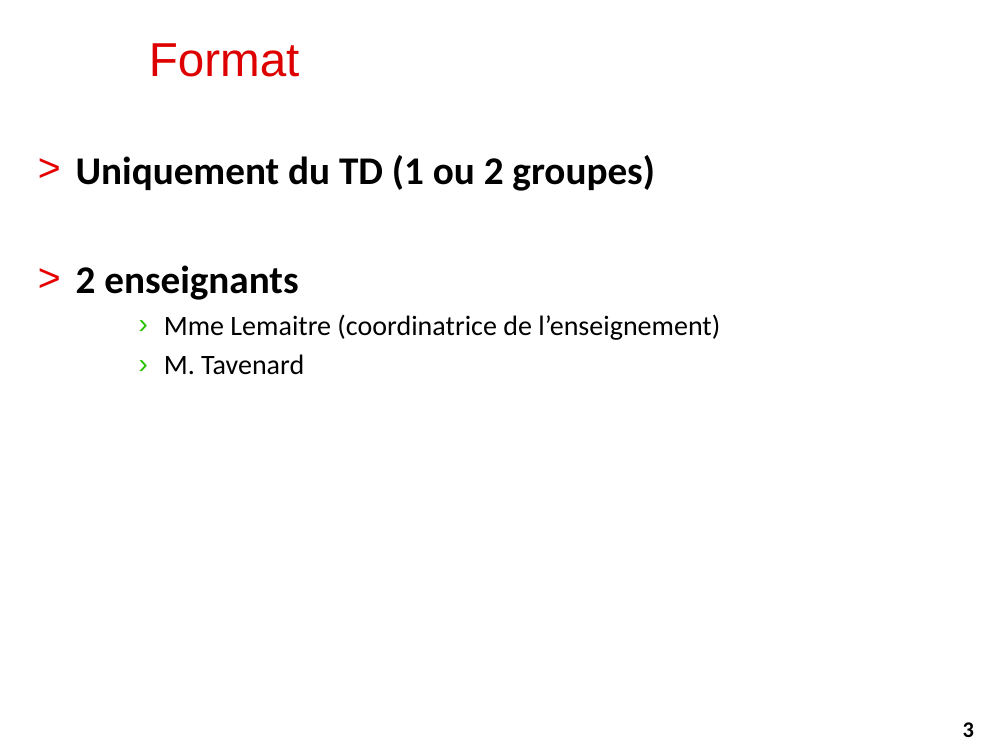
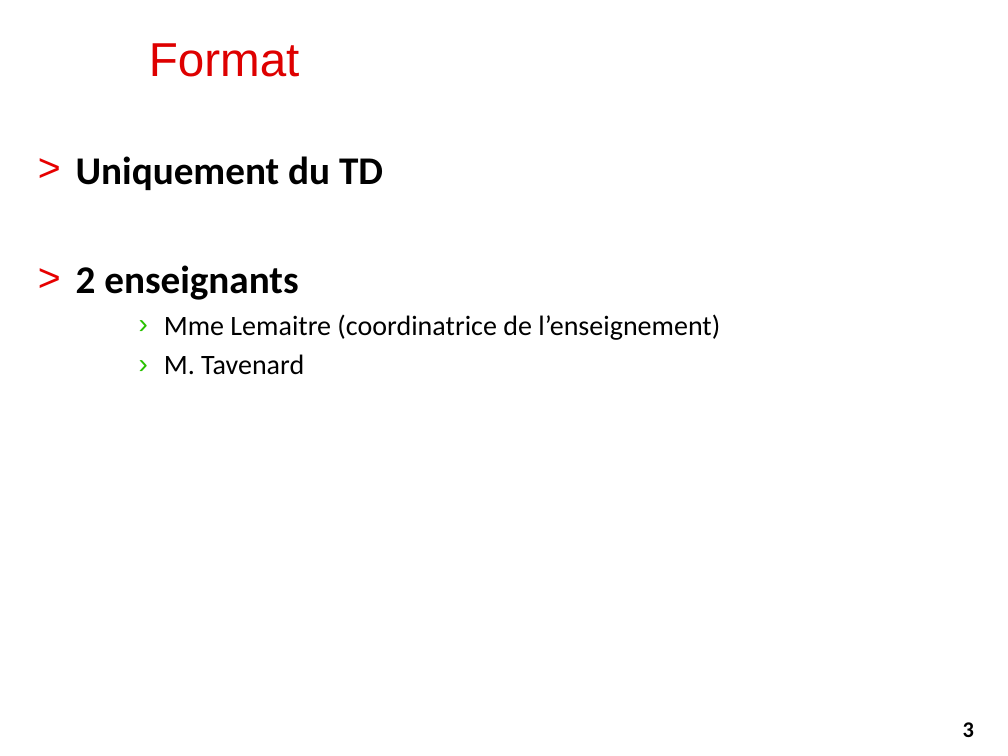
Before and after one commit to alemaitr/python_opendata_l2, a slide deck: slide 3 of coursIntro.pptx. Drawn at 1008x756 pixels with LibreOffice and Linux fonts; fonts in the diff are those of the drawing; background and template pictures are left out. Boxes give left, top, right and bottom in pixels: in the first picture for what was removed or moved away, otherwise in the second. Text is boxed around its words. In the diff, an @@ line names an element or a change of style, - is before the commit and + after.

```diff
--- a/coursIntro.pptx
+++ b/coursIntro.pptx
@@ text at box(76, 156, 383, 190): text changed @@
-> Uniquement du TD (1 ou 2 groupes)
+> Uniquement du TD
```
Also in this commit, not shown: 2 other slides changed.
